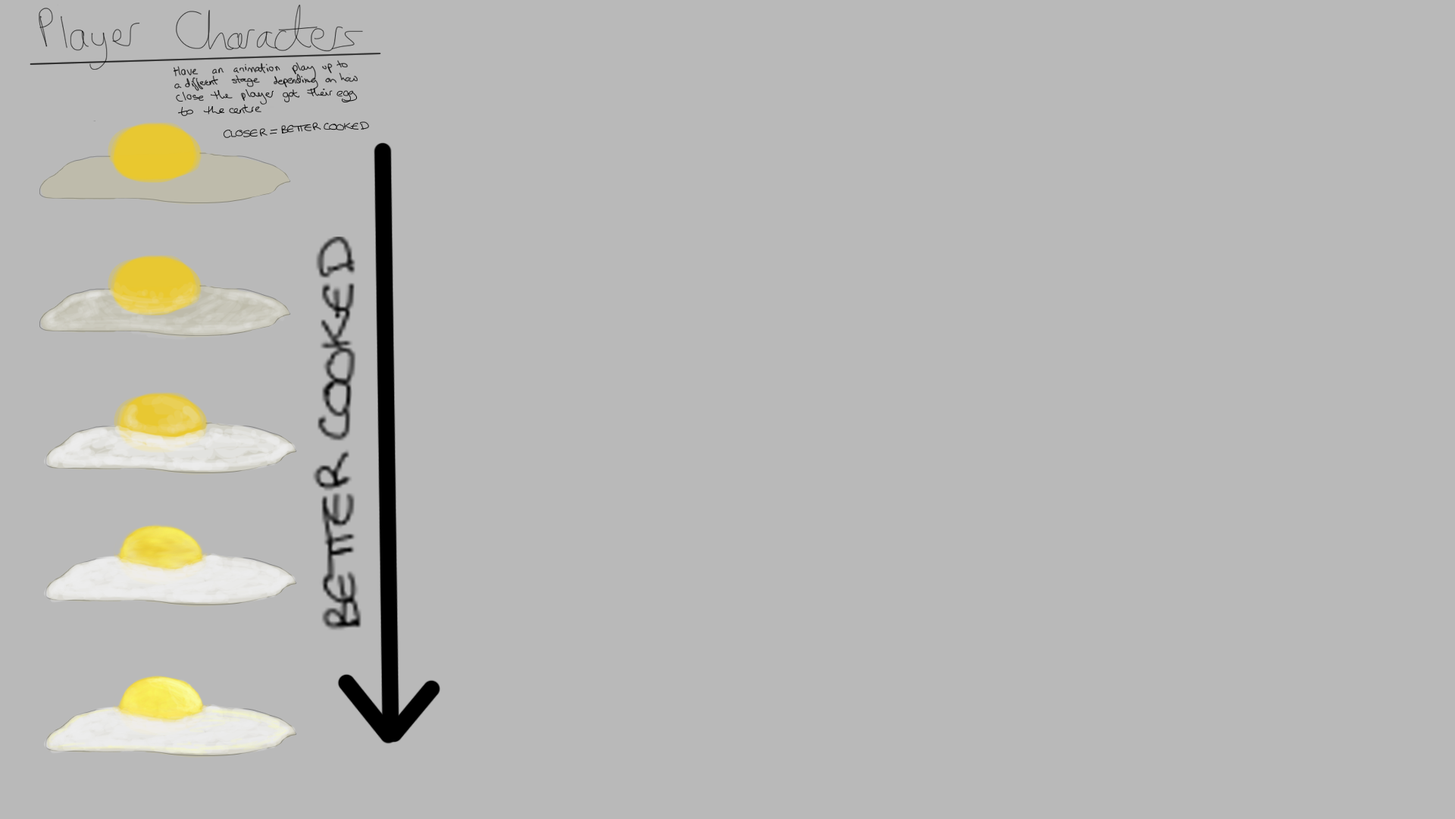
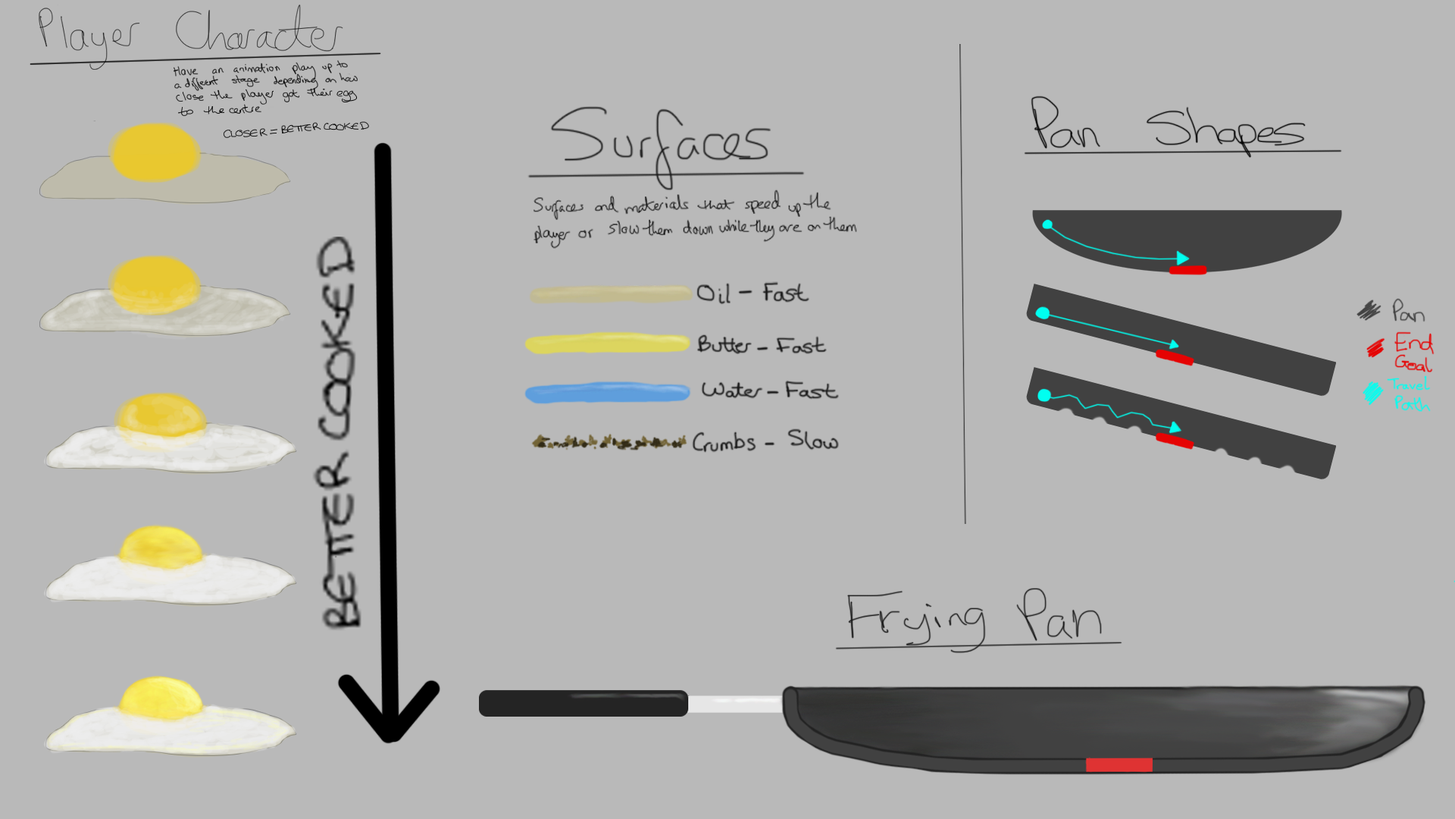
Layers edited between the first and the second w=1455, h=819 image:
added layer "Slow Surfaces" above "Fast Surfaces" over box(531, 428, 840, 453)
added layer "Fast Surfaces" above "Surfaces Text" over box(524, 281, 840, 405)
added layer "Surfaces Text" above "Frying Pan FG" over box(527, 43, 967, 524)
added layer "Frying Pan FG" above "Frying Pan BG" over box(781, 684, 1427, 775)
added layer "Frying Pan BG" above "Frying Pan Handle" over box(334, 554, 1427, 773)
added layer "Frying Pan Handle" above "Frying Pan Text" over box(479, 689, 899, 717)
added layer "Frying Pan Text" above "Pan Shape 3" over box(835, 587, 1123, 654)
added layer "Pan Shape 3" above "Pan Shape 2" over box(1026, 366, 1455, 583)
added layer "Pan Shape 2" above "Pan Shape 1" over box(1026, 283, 1337, 397)
added layer "Pan Shape 1" above "Pan Shape Text" over box(1032, 209, 1432, 413)
added layer "Pan Shape Text" above "PC 5" over box(1024, 95, 1435, 391)
painted on "Player Char Text" over box(331, 30, 364, 54)
